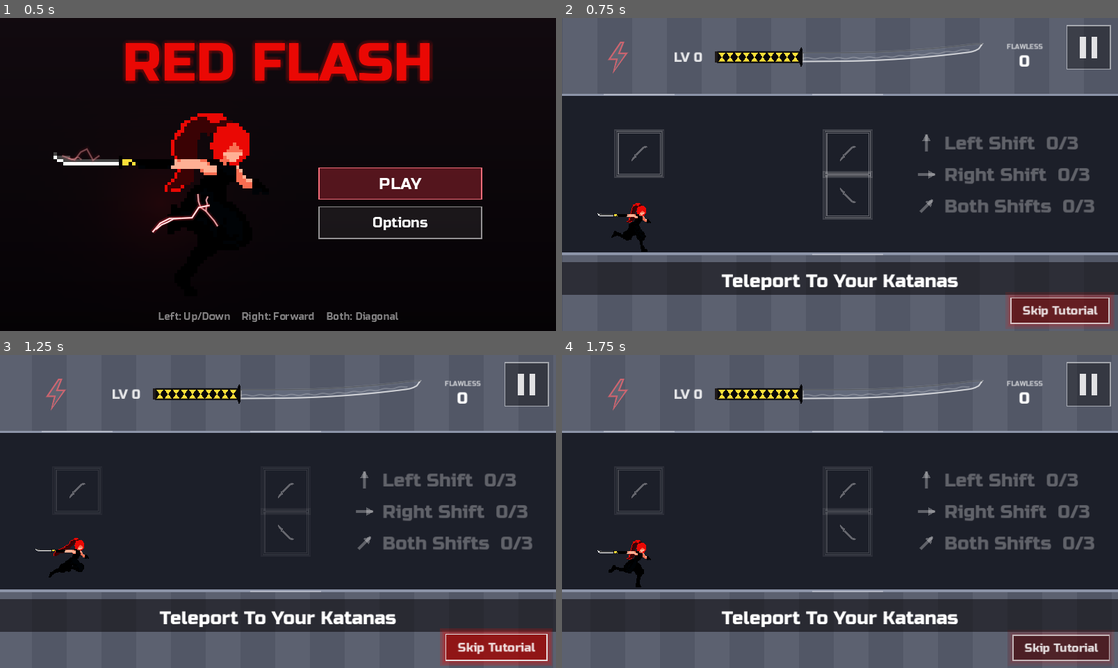
Above: before the commit, frames 1-4 (two rows, left to right).
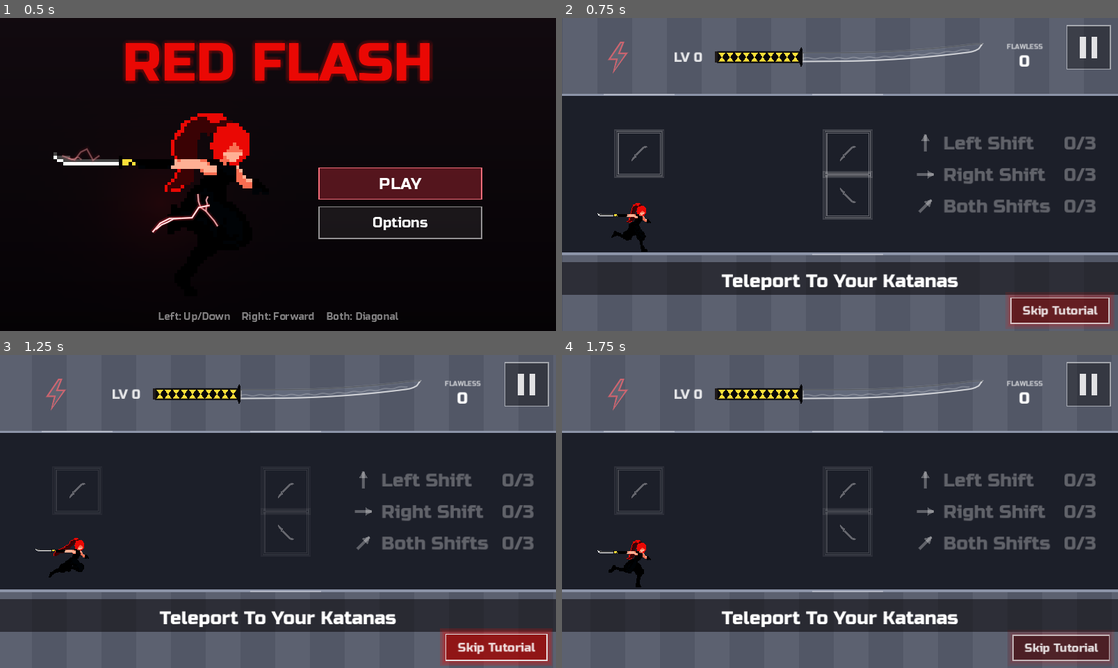
Above: after the commit, the same moments.

Repository: fredsbreads/game-off
Game: Godot game, scene res://scenes/main.tscn
The game is run twice, just before and just after one commit, with the same random seed, the same clock (stepped at 60 frames per second) and the same inputs. Sound files missing from this copy of the repository are replaced by a short silence.
Inputs (mouse positions are in pixels of both pictures, inside the frame that each line leads up to):
- Up to frame 1 (0.5 s): no input
- Up to frame 2 (0.75 s): tap Enter at 0.5 s; move the mouse to (962, 158) at 0.52 s; hold Right from 0.53 s (still down); hold J (tp_vertical) from 0.53 s (still down); click (962, 158) at 0.67 s
- Up to frame 3 (1.25 s): keep holding Right; keep holding J (tp_vertical); tap Space at 0.77 s
- Up to frame 4 (1.75 s): move the mouse to (728, 527) at 1.27 s; release Right at 1.28 s; release J (tp_vertical) at 1.28 s; hold Down from 1.28 s (still down); tap Shift at 1.35 s; tap Space at 1.52 s

Frame 1 is identical in both runs. In frame 2, 1.1% of the frame differs, in the area x 63-96%, y 37-63%; in frame 3, 1.1%; in frame 4, 1.1%.

Commit message:
Shift names only in the tutorial's opening drill; counts right-aligned

Diff:
--- a/scripts/hud.gd
+++ b/scripts/hud.gd
@@ -1123,15 +1123,19 @@
 		["right", "Tap Right" if touch else "Right Shift", Vector2(1, 0)],
 		["both", "Tap Both" if touch else "Both Shifts", (Vector2(1, -1) if up else Vector2(1, 1)).normalized()],
 	]
-	for p in prompts:   # how many of each so far
-		p[1] += "  %d/%d" % [mini(int(_tut_count.get(p[0], 0)), tutorial_reps), tutorial_reps]
+	for p in prompts:   # how many of each so far (drawn apart, right-aligned in a column)
+		p.append("%d/%d" % [mini(int(_tut_count.get(p[0], 0)), tutorial_reps), tutorial_reps])
 	const SIZE := 34
 	const LINE := 58.0
 	const ARROW := 30.0   # the arrow's box (it's drawn in this square, left of the words)
 	const GAP := 18.0
-	var widest := 0.0
+	const COUNT_GAP := 24.0   # between the longest name and the counts
+	var widest_name := 0.0
+	var widest_count := 0.0
 	for p in prompts:
-		widest = maxf(widest, font.get_string_size(p[1], HORIZONTAL_ALIGNMENT_LEFT, -1, SIZE).x)
+		widest_name = maxf(widest_name, font.get_string_size(p[1], HORIZONTAL_ALIGNMENT_LEFT, -1, SIZE).x)
+		widest_count = maxf(widest_count, font.get_string_size(p[3], HORIZONTAL_ALIGNMENT_LEFT, -1, SIZE).x)
+	var widest := widest_name + COUNT_GAP + widest_count
 	# The block, centred on the right side (where "Tap Right" was), its lines centred on the middle.
 	var left := v.x * 0.8 - (ARROW + GAP + widest) / 2.0
 	var top := v.y * 0.5 - LINE
@@ -1145,6 +1149,7 @@
 		var p: Array = prompts[i]
 		var key: String = p[0]
 		var text: String = p[1]
+		var count: String = p[3]
 		var dir: Vector2 = p[2]
 		var lit := _tut_lit.has(key)
 		var t: float = _tut_lit.get(key, 0.0)
@@ -1171,6 +1176,13 @@
 			for j in 12:   # a glow, as the title's
 				c.draw_string(font, pos + Vector2.RIGHT.rotated(j * TAU / 12.0) * 5.0, text, HORIZONTAL_ALIGNMENT_LEFT, -1, size, Color(MainMenu.TITLE_TEXT_RED, 0.08 * fade))
 		c.draw_string(font, pos, text, HORIZONTAL_ALIGNMENT_LEFT, -1, size, col)
+		# The count, its right edge on the block's right edge (grown with the pop like the name).
+		var cw := font.get_string_size(count, HORIZONTAL_ALIGNMENT_LEFT, -1, size).x
+		var cpos := Vector2(left + ARROW + GAP + widest - cw, pos.y)
+		if lit:
+			for j in 12:
+				c.draw_string(font, cpos + Vector2.RIGHT.rotated(j * TAU / 12.0) * 5.0, count, HORIZONTAL_ALIGNMENT_LEFT, -1, size, Color(MainMenu.TITLE_TEXT_RED, 0.08 * fade))
+		c.draw_string(font, cpos, count, HORIZONTAL_ALIGNMENT_LEFT, -1, size, col)
 		if lit and _tut_fizzle >= 0.0:   # sparks off it as it goes
 			var tw := font.get_string_size(text, HORIZONTAL_ALIGNMENT_LEFT, -1, size).x
 			for n in 3:
--- a/scripts/main.gd
+++ b/scripts/main.gd
@@ -539,10 +539,8 @@
 
 ## The move's name as the moves tutorial says it.
 func _move_words(move: int) -> String:
-	if Hud.is_touch():
-		return "Tap " + {Rules.Move.VERTICAL: "Left", Rules.Move.FORWARD: "Right", Rules.Move.DIAGONAL: "Both"}.get(move, "")
-	# (On a keyboard the moves are named by the Shift keys.)
-	return "Press " + {Rules.Move.VERTICAL: "Left Shift", Rules.Move.FORWARD: "Right Shift", Rules.Move.DIAGONAL: "Both Shifts"}.get(move, "")
+	var name: String = {Rules.Move.VERTICAL: "Left", Rules.Move.FORWARD: "Right", Rules.Move.DIAGONAL: "Both"}.get(move, "")
+	return ("Tap " if Hud.is_touch() else "Press ") + name
 
 
 ## The first move that kills from where she is (FORWARD, VERTICAL, DIAGONAL), or NONE.
